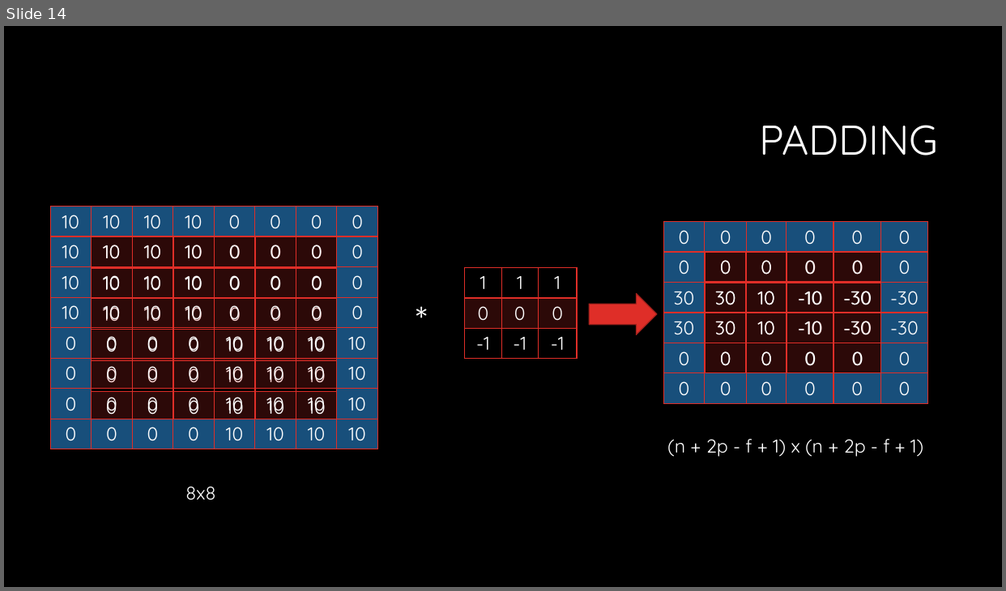
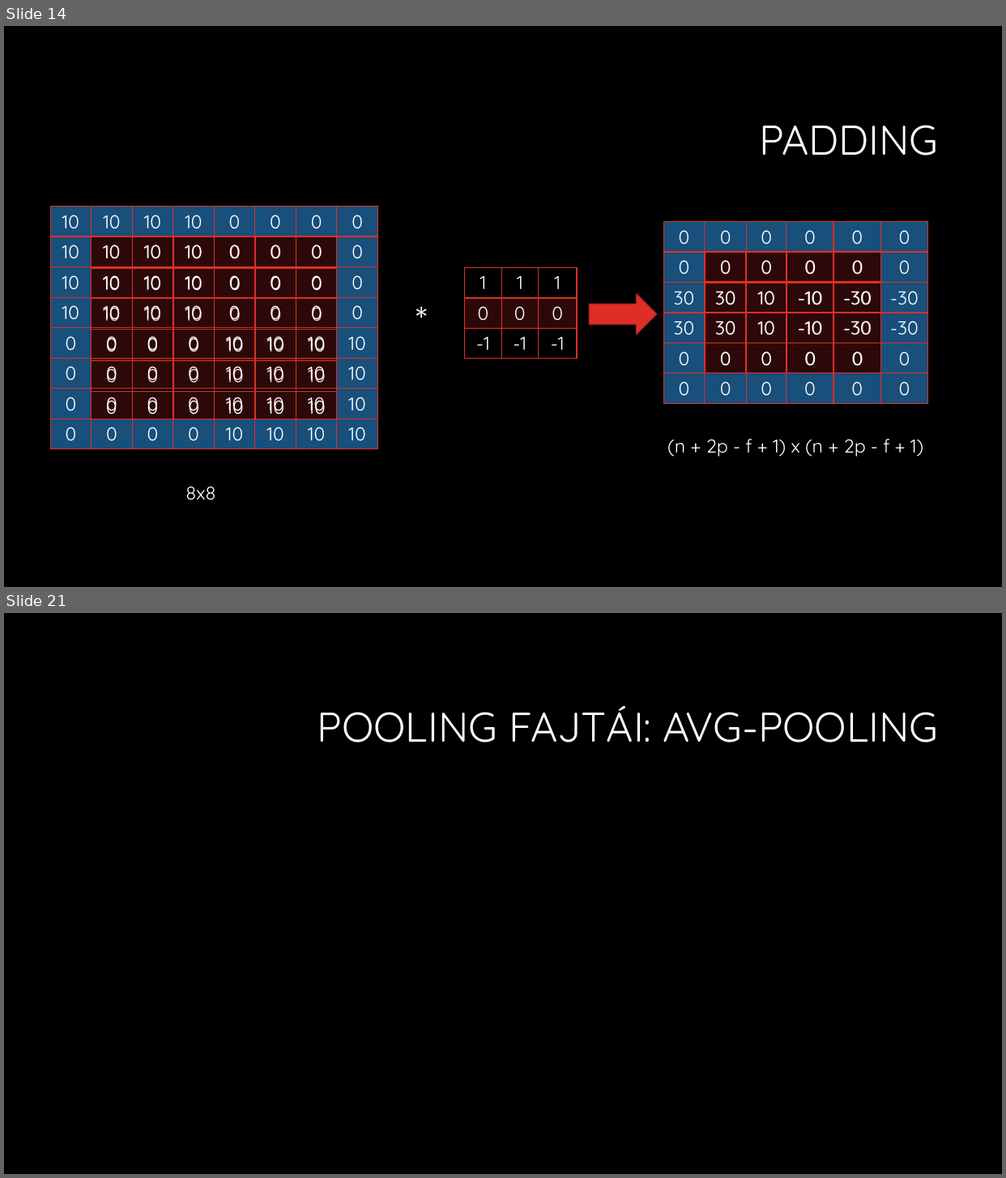
Before and after one commit to martontamas92/CNN, a slide deck: Konvolúciós neuronhálók.pptx. Shown one above the other, each under a label of ours: slide 14 before the commit, slides 14 and 21 after it; the slides between them are not shown. The pictures are 1006x591 and 1006x1178 pixels, drawn with LibreOffice and Linux fonts; fonts in the diff are those of the drawing; background and template pictures are left out. Boxes give left, top, right and bottom in pixels: in the first picture for what was removed or moved away, otherwise in the second. Text is boxed around its words. In the diff, an @@ line names an element or a change of style, - is before the commit and + after.

```diff
--- a/Konvolúciós neuronhálók.pptx
+++ b/Konvolúciós neuronhálók.pptx
@@ slide 21 added at (4, 613, 1002, 1174), background #000000 @@
@@ title added at (317, 705, 938, 743), 40 pt, text #FFFFFF @@
+POOLING FAJTÁI: AVG-POOLING
```
Also in this commit, not shown: 2 slides changed, 7 other slides added.
